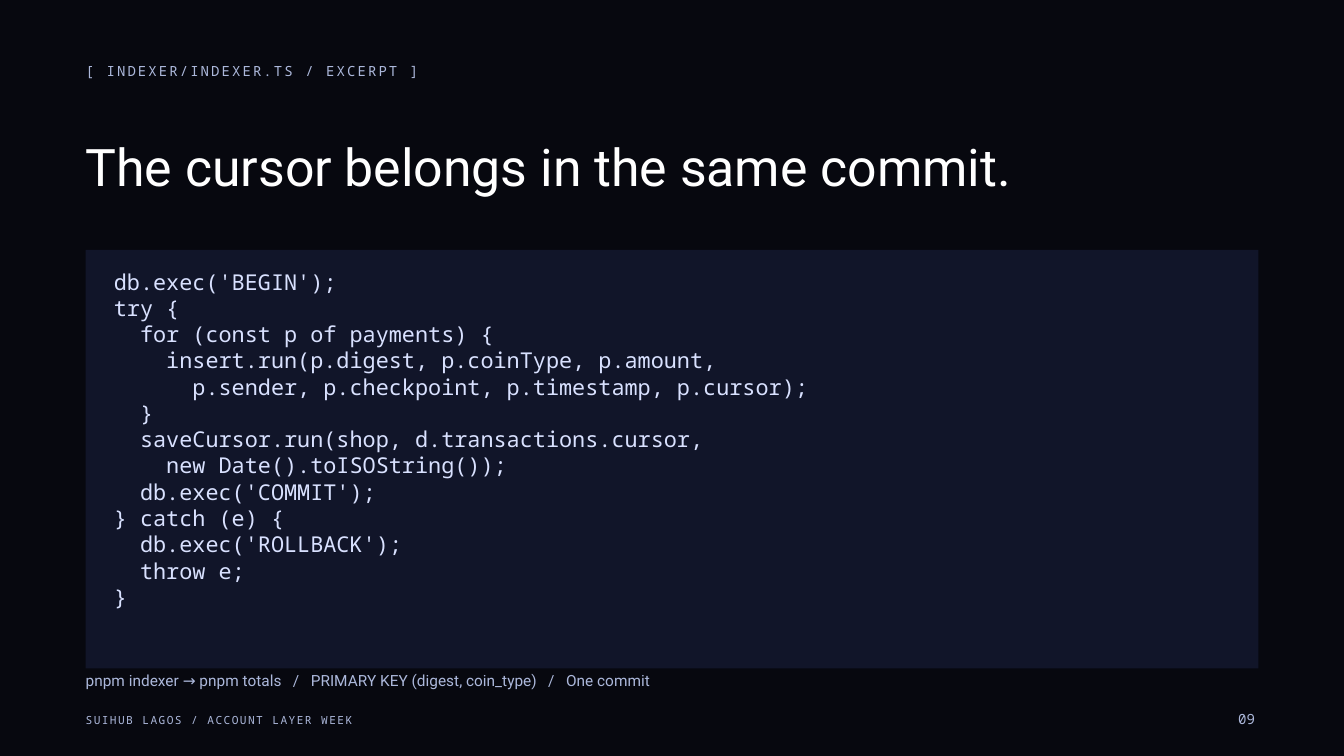
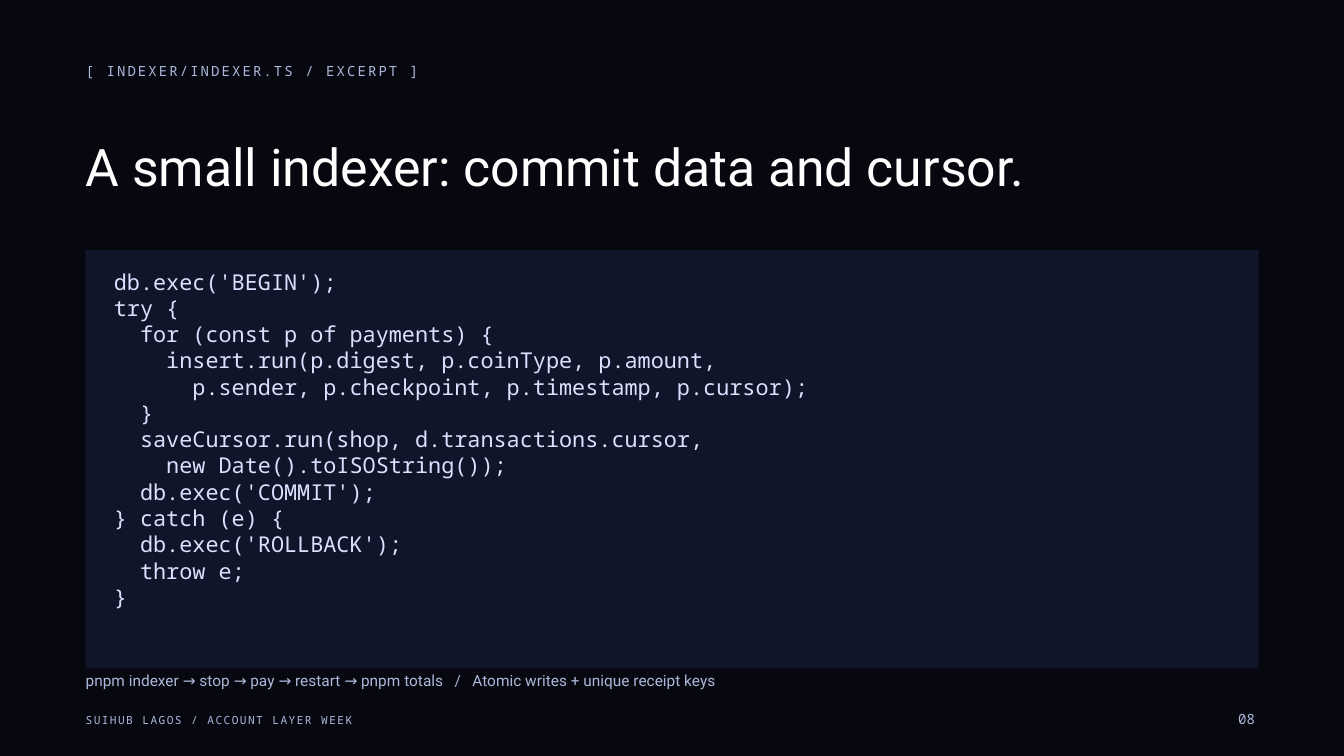
Before and after one commit to Nuel-osas/day3-till, a slide deck: slide 8 of teaching/Day3_Till_Live_Data_Seedless_Style.pptx (slide 9 before the commit). Drawn at 1344x756 pixels with LibreOffice and Linux fonts; fonts in the diff are those of the drawing. Boxes give left, top, right and bottom in pixels: in the first picture for what was removed or moved away, otherwise in the second. Text is boxed around its words. In the diff, an @@ line names an element or a change of style, - is before the commit and + after.

Commit message:
Align Day 3 deck with the advertised data stack and migration topic

```diff
--- a/teaching/Day3_Till_Live_Data_Seedless_Style.pptx
+++ b/teaching/Day3_Till_Live_Data_Seedless_Style.pptx
@@ text at (x1=86, y1=147, x2=1024, y2=187): text changed @@
-The cursor belongs in the same commit.
+A small indexer: commit data and cursor.
@@ text at (x1=86, y1=674, x2=715, y2=690): text changed @@
-pnpm indexer → pnpm totals / PRIMARY KEY (digest, coin_type) / One commit
+pnpm indexer → stop → pay → restart → pnpm totals / Atomic writes + unique receipt keys
@@ text at (x1=1238, y1=714, x2=1255, y2=724): text changed @@
-09
+08
```
Also in this commit, not shown: 9 other slides changed, 5 slides added, 5 slides removed, 5 other files.
